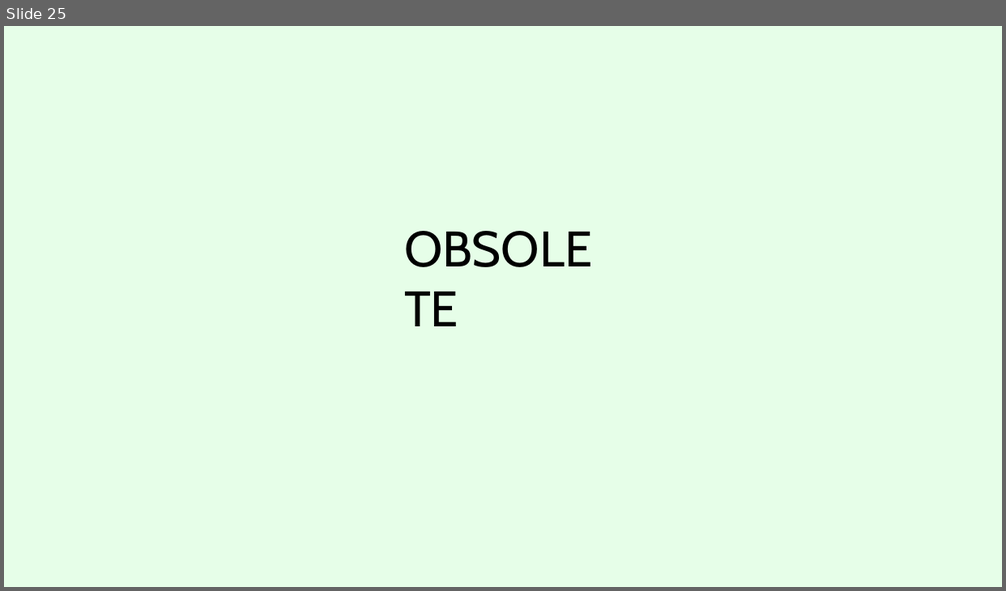
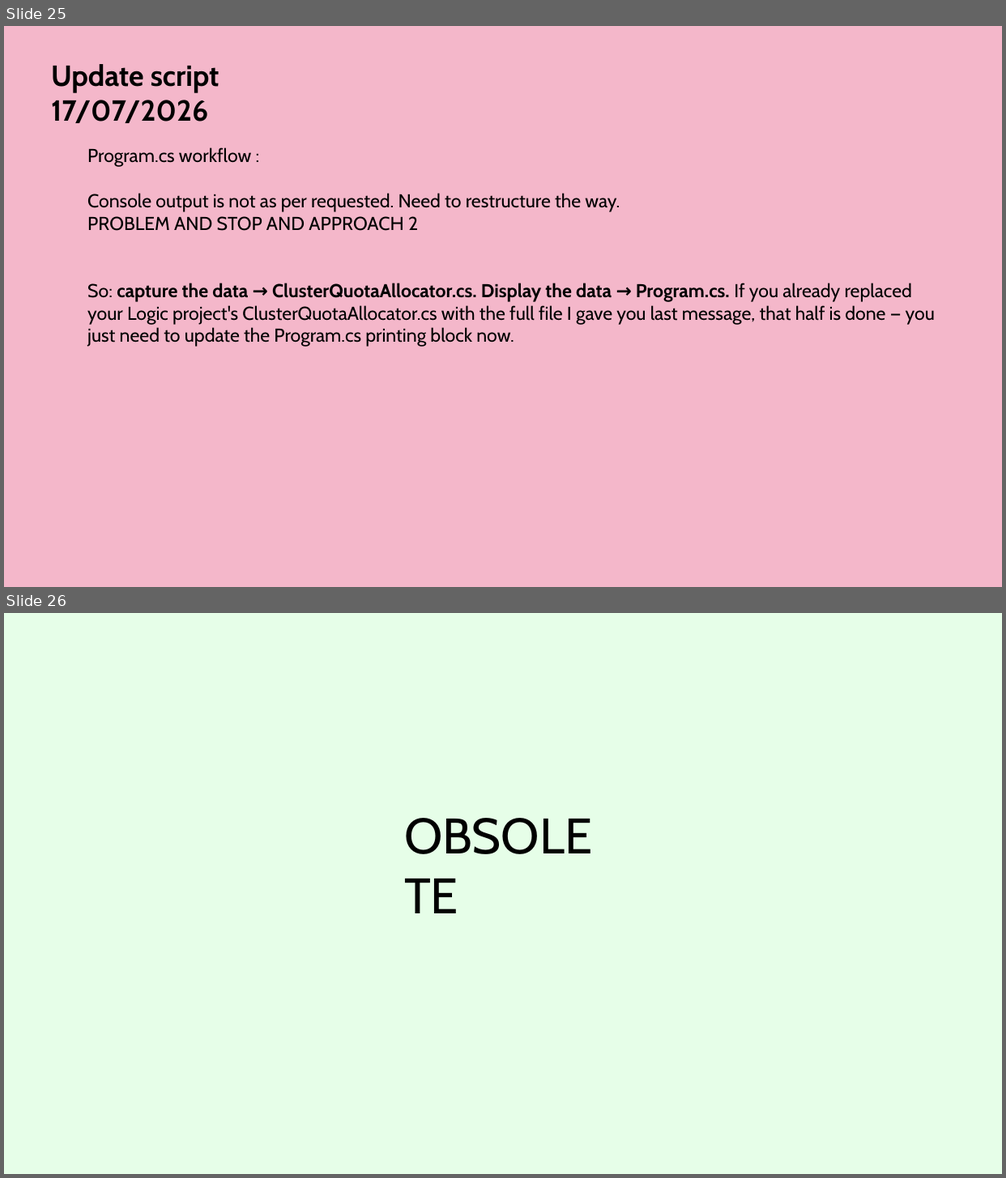
Before and after one commit to Syaziyah30/DeviceCluster, a slide deck: 1.training_model/supplementary/Device Identifier 20260717.pptx. Shown one above the other, each under a label of ours: slide 25 before the commit, slides 25 and 26 after it. The pictures are 1006x591 and 1006x1178 pixels, drawn with LibreOffice and Linux fonts; fonts in the diff are those of the drawing. Boxes give left, top, right and bottom in pixels: in the first picture for what was removed or moved away, otherwise in the second. Text is boxed around its words. In the diff, an @@ line names an element or a change of style, - is before the commit and + after.

Commit message:
Logic - Refine ClusterQuotaAllocation.cs

```diff
--- a/1.training_model/supplementary/Device Identifier 20260717.pptx
+++ b/1.training_model/supplementary/Device Identifier 20260717.pptx
@@ slide 25 added at bbox=[4, 26, 1002, 587], background #F4B7CA @@
@@ text added at bbox=[51, 64, 219, 123], 28 pt, text #000000, bold @@
+Update script 17/07/2026
@@ text added at bbox=[87, 148, 935, 347], 18 pt, text #000000 @@
+Program.cs workflow :
+Console output is not as per requested. Need to restructure the way.
+PROBLEM AND STOP AND APPROACH 2
+So: capture the data → ClusterQuotaAllocator.cs. Display the data → Program.cs. If you already replaced your Logic project's ClusterQuotaAllocator.cs with the full file I gave you last message, that half is done — you just need to update the Program.cs printing block now.
@@ what was slide 25 is now slide 26 @@
```
Also in this commit, not shown: 3 slides changed, 3 other files.
